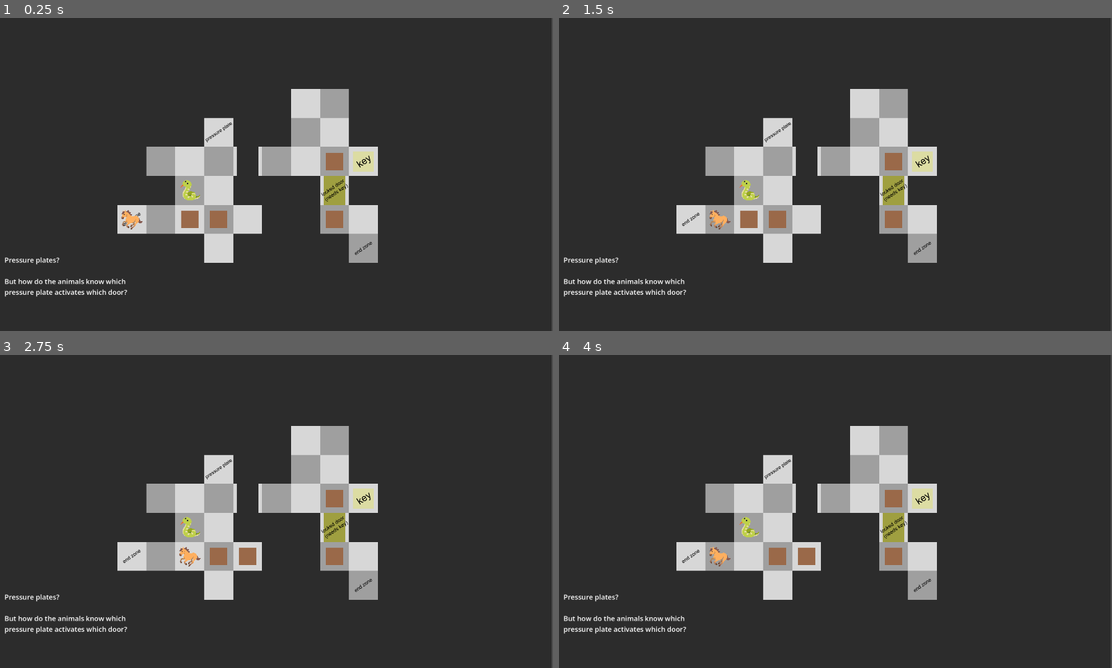
Above: before the commit, frames 1-4 (two rows, left to right).
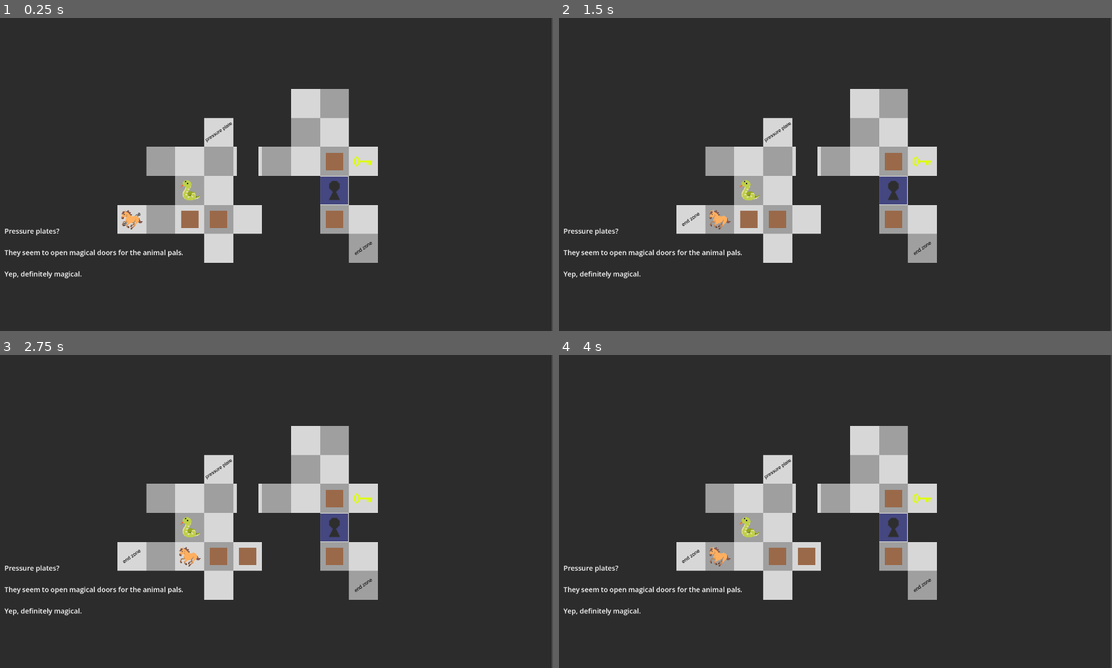
Above: after the commit, the same moments.

Repository: somestufz/GDS-Game-Jam-Repo
Game: Godot game, scene res://scenes/main/levels/level_snake_4.tscn
The game is run twice, just before and just after one commit, with the same random seed, the same clock (stepped at 60 frames per second) and the same inputs. This scene is started directly instead of the project's main scene.
Inputs (mouse positions are in pixels of both pictures, inside the frame that each line leads up to):
- Up to frame 1 (0.25 s): no input
- Up to frame 2 (1.5 s): tap Enter at 0.5 s; move the mouse to (957, 158) at 0.52 s; hold D (move_right) 0.53-1.25 s; tap Space (ability) at 0.6 s; click (957, 158) at 0.67 s; tap R (restart) at 1.25 s; drag from (724, 190) to (780, 133) at 1.27 s
- Up to frame 3 (2.75 s): tap R (restart) at 2 s; move the mouse to (331, 442) at 2.02 s; hold D (move_right) from 2.03 s (still down); tap Z (undo) at 2.1 s
- Up to frame 4 (4 s): release D (move_right) at 2.75 s; tap R (restart) at 2.75, 3.5 s; drag from (807, 574) to (691, 555) at 2.77 s; move the mouse to (1001, 558) at 3.52 s; hold A (move_left) from 3.53 s (still down); tap Shift (shift) at 3.6 s

The runs differ from the first frame. In frame 1, 1.7% of the frame differs, in the area x 0-68%, y 42-90%; in frame 2, 1.7%; in frame 3, 1.7%; in frame 4, 1.7%.

Commit message:
key and locked door sprites

Diff:
--- a/Main/Sokoban/scenes/entity/key.tscn
+++ b/Main/Sokoban/scenes/entity/key.tscn
@@ -1,9 +1,8 @@
 [gd_scene format=3 uid="uid://chkubp3wqn5um"]
 
 [ext_resource type="PackedScene" uid="uid://coevkkneie7mj" path="res://scenes/entity/item.tscn" id="1_hwign"]
-[ext_resource type="Texture2D" uid="uid://bxxu7ttqgl18g" path="res://assets/bin/greySquare.png" id="2_2mf1h"]
 [ext_resource type="Script" uid="uid://vlt8f2ilsys8" path="res://scenes/entity/key.gd" id="2_csu5k"]
-[ext_resource type="Texture2D" uid="uid://b7w7crc21ou0t" path="res://assets/bin/key.png" id="3_6ndtw"]
+[ext_resource type="Texture2D" uid="uid://d4f7uxfwtlxmb" path="res://assets/bin/emojis/Key.png" id="3_x3nfb"]
 [ext_resource type="AudioStream" uid="uid://3ylyqupwbbbd" path="res://assets/audio/sfx/items1/key_1.mp3" id="5_dt2gn"]
 [ext_resource type="AudioStream" uid="uid://c7x02od452w8s" path="res://assets/audio/sfx/items1/swish_1.mp3" id="5_x3nfb"]
 
@@ -11,12 +10,8 @@
 script = ExtResource("2_csu5k")
 
 [node name="Sprite2D" parent="SpriteHolder" parent_id_path=PackedInt32Array(2057166936) index="0" unique_id=983468098]
-modulate = Color(1, 1, 0.7411765, 1)
-scale = Vector2(0.14, 0.14)
-texture = ExtResource("2_2mf1h")
-
-[node name="Sprite2D2" type="Sprite2D" parent="SpriteHolder" parent_id_path=PackedInt32Array(2057166936) index="1" unique_id=294143820]
-texture = ExtResource("3_6ndtw")
+scale = Vector2(3, 3)
+texture = ExtResource("3_x3nfb")
 
 [node name="AudioStreamPlayer" parent="." index="3" unique_id=1253575143]
 stream = ExtResource("5_x3nfb")
--- a/Main/Sokoban/scenes/entity/locked_door.tscn
+++ b/Main/Sokoban/scenes/entity/locked_door.tscn
@@ -3,6 +3,7 @@
 [ext_resource type="PackedScene" uid="uid://coevkkneie7mj" path="res://scenes/entity/item.tscn" id="1_dleey"]
 [ext_resource type="Script" uid="uid://cloumq2kun5tk" path="res://scenes/entity/locked_door.gd" id="2_lptcr"]
 [ext_resource type="Texture2D" uid="uid://cslbpytwptx4i" path="res://assets/bin/greyerSquare.png" id="3_lptcr"]
+[ext_resource type="Texture2D" uid="uid://djkthjtqmqv8h" path="res://assets/bin/emojis/KeyDoor.png" id="4_lptcr"]
 [ext_resource type="Texture2D" uid="uid://csd8u6dkpky7n" path="res://assets/bin/lockedDoor.png" id="4_ntti1"]
 
 [sub_resource type="RectangleShape2D" id="RectangleShape2D_l1h4p"]
@@ -15,12 +16,8 @@
 shape = SubResource("RectangleShape2D_l1h4p")
 
 [node name="Sprite2D" parent="SpriteHolder" parent_id_path=PackedInt32Array(2057166936) index="0" unique_id=983468098]
-modulate = Color(1, 1, 0.40392157, 1)
-scale = Vector2(0.15, 0.2)
-texture = ExtResource("3_lptcr")
-
-[node name="DoorSprite2" type="Sprite2D" parent="SpriteHolder" parent_id_path=PackedInt32Array(2057166936) index="1" unique_id=333876626]
-texture = ExtResource("4_ntti1")
+scale = Vector2(3, 3)
+texture = ExtResource("4_lptcr")
 
 [node name="DoorJoint" type="Node2D" parent="." index="3" unique_id=945503769]
 visible = false
--- a/Main/Sokoban/scenes/main/levels/level_snake_4.tscn
+++ b/Main/Sokoban/scenes/main/levels/level_snake_4.tscn
@@ -56,8 +56,8 @@
 position = Vector2(1045, 595)
 
 [node name="TemporaryTutorial" type="CanvasLayer" parent="." index="5" unique_id=1982259977]
-offset = Vector2(0, 200)
-transform = Transform2D(1, 0, 0, 1, 0, 200)
+offset = Vector2(0, 100)
+transform = Transform2D(1, 0, 0, 1, 0, 100)
 script = ExtResource("9_j4wwd")
 
 [node name="BottomLeft" type="Control" parent="TemporaryTutorial" index="0" unique_id=363966762]
@@ -78,6 +78,7 @@
 layout_mode = 2
 text = "Pressure plates?
 
-But how do the animals know which
-pressure plate activates which door?"
+They seem to open magical doors for the animal pals.
+
+Yep, definitely magical."
 label_settings = SubResource("LabelSettings_oo2pt")
Binary file added: Main/Sokoban/assets/bin/emojis/Key.png
Not shown, added: Main/Sokoban/assets/bin/emojis/Key.png.import
Binary file added: Main/Sokoban/assets/bin/emojis/KeyDoor.png
Not shown, added: Main/Sokoban/assets/bin/emojis/KeyDoor.png.import
